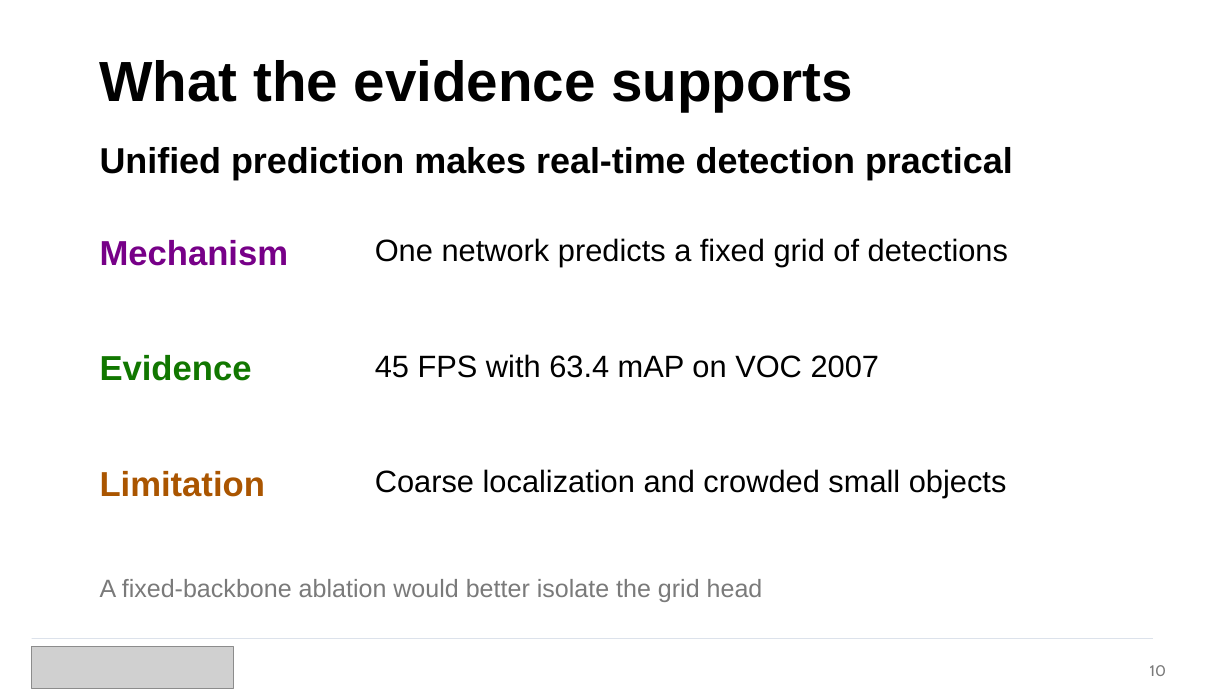
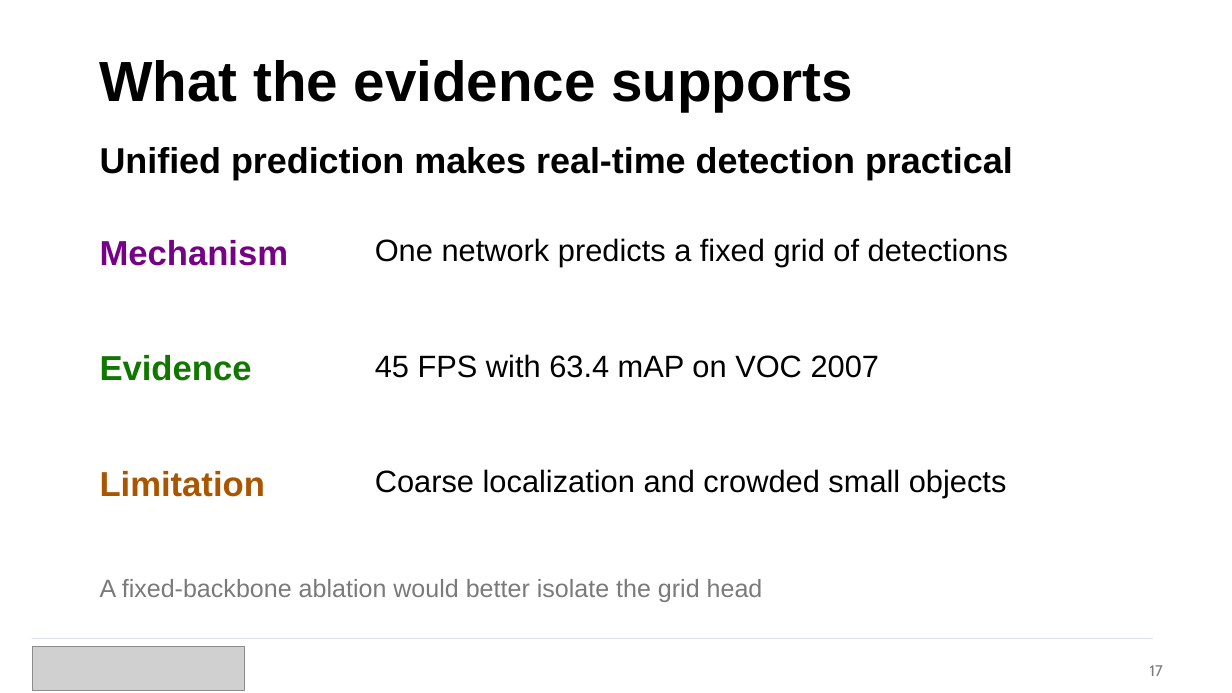
Before and after one commit to navrajkambo/EECE568_26-27, a slide deck: slide 17 of Paper Presentation/YOLO - UBC EECE 568.pptx (slide 10 before the commit). Drawn at 1232x693 pixels with LibreOffice and Linux fonts; fonts in the diff are those of the drawing; grey boxes stand for pictures. Boxes give left, top, right and bottom in pixels: in the first picture for what was removed or moved away, otherwise in the second. Text is boxed around its words. In the diff, an @@ line names an element or a change of style, - is before the commit and + after.

```diff
--- a/Paper Presentation/YOLO - UBC EECE 568.pptx
+++ b/Paper Presentation/YOLO - UBC EECE 568.pptx
@@ picture: place and size @@
-picture at (31,647,234,689)
+picture at (32,646,245,690)
@@ text at (1150,665,1163,676): text changed @@
-10
+17
```
Also in this commit, not shown: 14 other slides changed, 7 slides added, 1 other file.
